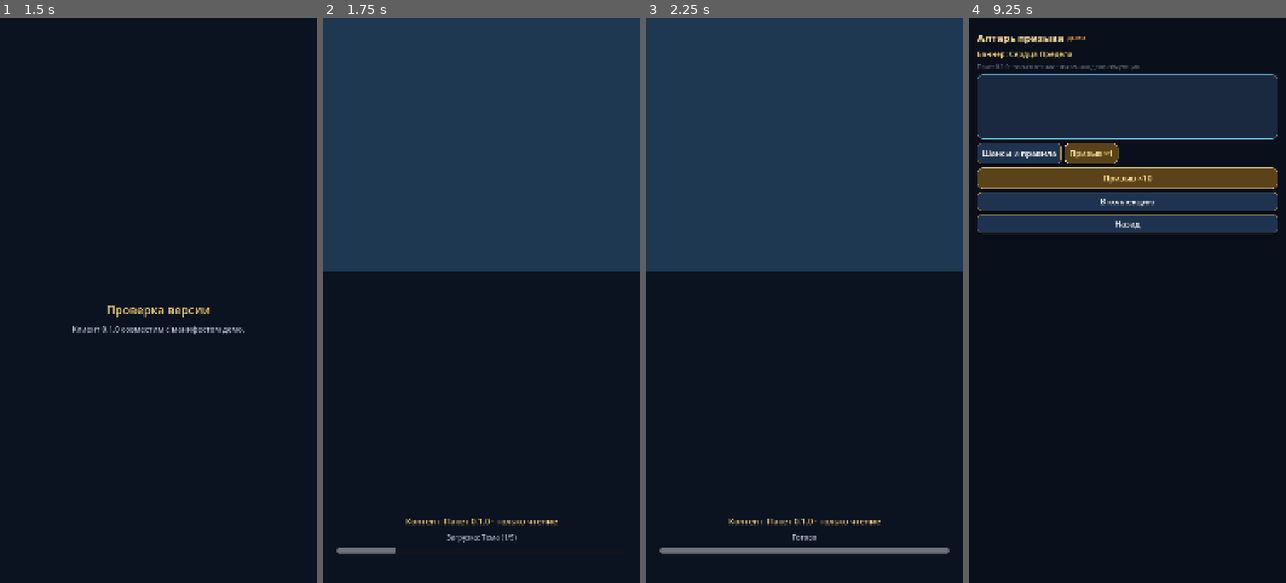
Above: before the commit, frames 1-4 (left to right).
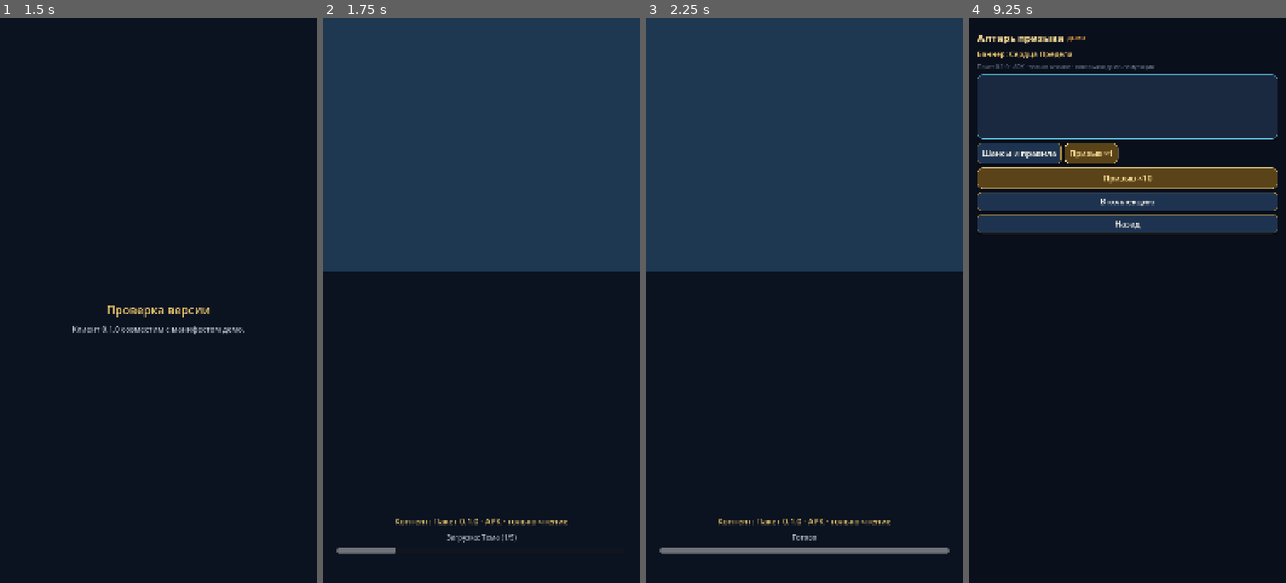
Above: after the commit, the same moments.

Repository: maillunex-lang/number5
Game: Godot game, scene res://scenes/bootstrap/splash.tscn
Two runs of this game, one before a commit and one after it. Both use one fixed random seed, a clock stepped at 60 frames per second and the inputs below.
Inputs (mouse positions are in pixels of both pictures, inside the frame that each line leads up to):
- Up to frame 1 (1.5 s): tap Enter at 0.5 s; move the mouse to (228, 272) at 0.52 s; click (228, 272) at 0.67 s; move the mouse to (95, 328) at 1.27 s; click (95, 328) at 1.42 s
- Up to frame 2 (1.75 s): no input
- Up to frame 3 (2.25 s): move the mouse to (836, 176) at 2.02 s; click (836, 176) at 2.17 s
- Up to frame 4 (9.25 s): click (1127, 57) at 2.77 s; type "12" at 2.85 s; click (1127, 80) at 3 s; type "12" at 3.08 s; click "Войти (локальное демо)" at 3.5 s; click "Гостевой вход" at 4.25 s; click "Мир: Элиориан" at 5 s; click "Войти в Элиориан" at 5.75 s; click "Гость-8075 Lv.12" at 6.5 s; click "Магазин" at 7.25 s; click "⚙" at 8 s; click "Алтарь призыва" at 8.75 s

Frame 1 is identical in both runs. In frame 2, 0.3% of the frame differs, in the area x 22-78%, y 88-90%; in frame 3, 0.3%; in frame 4, 0.1%.

Commit message:
feat: OTA content updates without APK reinstall
Serve packages at /cdn; ContentUpdateService downloads to
user://content_cache and hot-reloads. Studio Publish flips active
for clients. Settings → Content to check manually.

Co-authored-by: maillunex-lang <maillunex-lang@users.noreply.github.com>

Diff:
--- a/content/packages/active.json
+++ b/content/packages/active.json
@@ -2,5 +2,5 @@
   "version": "0.1.0",
   "source": "admin-studio",
   "note": "Клиент читает только опубликованный пакет. Прогресс игрока сюда не пишется.",
-  "published_at": "2026-11-20T06:20:01.268Z"
+  "published_at": "2026-11-20T07:38:57.688Z"
 }
--- /dev/null
+++ b/content/update_config.json
@@ -0,0 +1,8 @@
+{
+  "enabled": true,
+  "cdn_base": "http://127.0.0.1:8787/cdn",
+  "check_on_boot": true,
+  "check_interval_sec": 90,
+  "timeout_sec": 20,
+  "note": "Локальный CDN Admin Studio. Для APK на телефоне замените cdn_base на HTTPS хост (user://update_config.json перекрывает)."
+}
--- a/project.godot
+++ b/project.godot
@@ -16,6 +16,7 @@
 
 AppState="*res://scripts/autoload/app_state.gd"
 ContentPackageLoader="*res://scripts/autoload/content_package_loader.gd"
+ContentUpdateService="*res://scripts/autoload/content_update_service.gd"
 DemoData="*res://scripts/autoload/demo_data.gd"
 UIStateManager="*res://scripts/autoload/ui_state_manager.gd"
 ThemeManager="*res://scripts/autoload/theme_manager.gd"
--- a/scenes/features/settings.gd
+++ b/scenes/features/settings.gd
@@ -1,5 +1,5 @@
 extends Control
-## SETTINGS-01: вкладки; графика только пресеты; звук музыка/эффекты; аккаунт
+## SETTINGS-01: вкладки; графика только пресеты; звук; аккаунт; контент OTA
 
 var _tab: String = "graphics"
 
@@ -7,6 +7,8 @@
 	pass
 
 func _ready() -> void:
+	ContentUpdateService.status_changed.connect(_rebuild)
+	ContentUpdateService.update_finished.connect(func(_ok, _msg): _rebuild())
 	_rebuild()
 
 func _rebuild() -> void:
@@ -16,7 +18,7 @@
 	root.add_child(UIFactory.section_header("Настройки"))
 	var tabs := UIFactory.hbox(8)
 	root.add_child(tabs)
-	for t in [["graphics", "Графика"], ["audio", "Звук"], ["account", "Аккаунт"], ["general", "Общие"]]:
+	for t in [["graphics", "Графика"], ["audio", "Звук"], ["content", "Контент"], ["account", "Аккаунт"], ["general", "Общие"]]:
 		var b := UIFactory.fantasy_button(t[1], 48)
 		var key: String = t[0]
 		if key == _tab:
@@ -58,6 +60,29 @@
 			s.custom_minimum_size = Vector2(0, 40)
 			s.value_changed.connect(func(v): ThemeManager.set_sfx_volume(v))
 			root.add_child(s)
+		"content":
+			root.add_child(UIFactory.label("Обновление контента (OTA)", 26, LunexColors.GOLD))
+			root.add_child(UIFactory.muted("Фон, иконки, раскладка, тексты — без переустановки APK. Код игры так не обновить.", 20))
+			root.add_child(UIFactory.label(ContentPackageLoader.package_label(), 22))
+			root.add_child(UIFactory.label("CDN: %s" % ContentUpdateService.cdn_base, 18, LunexColors.TEXT_MUTED))
+			root.add_child(UIFactory.label("Статус: %s" % ContentUpdateService.last_status, 20))
+			if ContentUpdateService.last_error != "":
+				root.add_child(UIFactory.label(ContentUpdateService.last_error, 18, LunexColors.TEXT_DANGER))
+			if ContentUpdateService.last_check_at != "":
+				root.add_child(UIFactory.muted("Проверено: %s" % ContentUpdateService.last_check_at, 18))
+			var check := UIFactory.gold_button("Проверить и скачать обновление")
+			check.disabled = ContentUpdateService.busy
+			check.pressed.connect(func(): ContentUpdateService.check_for_updates(false))
+			root.add_child(check)
+			var reload := UIFactory.fantasy_button("Перечитать локальный пакет")
+			reload.pressed.connect(func(): ContentUpdateService.force_reload_current())
+			root.add_child(reload)
+			var toggle := UIFactory.fantasy_button("OTA: %s" % ("вкл" if ContentUpdateService.enabled else "выкл"))
+			toggle.pressed.connect(func():
+				ContentUpdateService.set_enabled(not ContentUpdateService.enabled)
+				_rebuild()
+			)
+			root.add_child(toggle)
 		"account":
 			root.add_child(UIFactory.label("Email: %s" % (AppState.email_hint if AppState.email_hint != "" else "— (гость)"), 24))
 			root.add_child(UIFactory.muted("Пароль не хранится в локальных файлах прототипа.", 20))
@@ -71,8 +96,9 @@
 			root.add_child(logout)
 		"general":
 			root.add_child(UIFactory.muted("Язык, уведомления и поддержка — кандидаты, набор не утверждён полностью.", 22))
-			root.add_child(UIFactory.label("Версия: %s" % AppState.VERSION, 22))
+			root.add_child(UIFactory.label("Версия клиента: %s" % AppState.VERSION, 22))
 			root.add_child(UIFactory.label(AppState.BUILD_LABEL, 20, LunexColors.TEXT_MUTED))
+			root.add_child(UIFactory.label("Контент: %s" % ContentPackageLoader.version, 20, LunexColors.TEXT_MUTED))
 	var back := UIFactory.fantasy_button("Назад")
 	back.pressed.connect(func(): ScreenRouter.handle_back())
 	root.add_child(back)
--- a/scenes/hub/hub_root.gd
+++ b/scenes/hub/hub_root.gd
@@ -16,6 +16,7 @@
 
 var _building_defs: Array[Dictionary] = []
 var _pulse_nodes: Array[Control] = []
+var _ambient_tweens: Array[Tween] = []
 var _look: Dictionary = {}
 var _parallax: Dictionary = {}
 var _rail_layout: Dictionary = {}
@@ -266,13 +267,22 @@
 	ScreenRouter.go(route, payload)
 
 func _start_ambient() -> void:
+	for tw in _ambient_tweens:
+		if tw != null and is_instance_valid(tw):
+			tw.kill()
+	_ambient_tweens.clear()
+	if DisplayServer.get_name() == "headless":
+		return
 	if ThemeManager.max_active_fx <= 0 or not ThemeManager.hub_pulse:
 		return
 	var sec := ThemeManager.hub_pulse_sec
 	for p in _pulse_nodes:
+		if p == null or not is_instance_valid(p):
+			continue
 		var tw := create_tween().set_loops()
 		tw.tween_property(p, "modulate", Color(1.15, 1.1, 1.0, 1), sec)
 		tw.tween_property(p, "modulate", Color(1, 1, 1, 1), sec)
+		_ambient_tweens.append(tw)
 
 func _apply_quality() -> void:
 	_fx.visible = ThemeManager.hub_decor_layers >= 2
--- a/scenes/map/map_root.gd
+++ b/scenes/map/map_root.gd
@@ -4,6 +4,7 @@
 @onready var _regions: Control = $Scroll/World/Regions
 @onready var _scroll: ScrollContainer = $Scroll
 @onready var _title: Label = $Header/Title
+var _float_tweens: Array[Tween] = []
 
 func _ready() -> void:
 	_title.text = ContentPackageLoader.tr_key("map.title", "Карта мира · Элиориан")
@@ -13,6 +14,10 @@
 	DemoData.content_reloaded.connect(_build)
 
 func _build() -> void:
+	for tw in _float_tweens:
+		if tw != null and is_instance_valid(tw):
+			tw.kill()
+	_float_tweens.clear()
 	for c in _regions.get_children():
 		c.queue_free()
 	for c in $Scroll/World/Parallax.get_children():
@@ -43,10 +48,11 @@
 			ScreenRouter.go("MAP-01", {"region_id": rid})
 		)
 		_regions.add_child(b)
-		if ThemeManager.parallax_enabled and unlocked:
+		if ThemeManager.parallax_enabled and unlocked and DisplayServer.get_name() != "headless":
 			var tw := create_tween().set_loops()
 			tw.tween_property(b, "position:y", b.position.y - 8, 1.4).set_trans(Tween.TRANS_SINE)
 			tw.tween_property(b, "position:y", b.position.y, 1.4).set_trans(Tween.TRANS_SINE)
+			_float_tweens.append(tw)
 
 func _on_continue() -> void:
 	ScreenRouter.go("MAP-01", {"region_id": "r1", "focus_current": true})
--- a/scripts/autoload/content_package_loader.gd
+++ b/scripts/autoload/content_package_loader.gd
@@ -1,15 +1,18 @@
 extends Node
 ## Версионные контент-пакеты. Клиент только читает и рисует.
-## Не является сервером прогресса / валют / боя.
+## Приоритет: user://content_cache (OTA) → res://content/packages (вшитый в APK).
 
 signal package_loaded(version: String)
 signal package_error(message: String)
 
 const BUNDLED_ROOT := "res://content/packages"
 const CACHE_ROOT := "user://content_cache/packages"
-const ACTIVE_FILE := "res://content/packages/active.json"
+const BUNDLED_ACTIVE := "res://content/packages/active.json"
+const CACHE_ACTIVE := "user://content_cache/active.json"
 
 var version: String = "0.1.0"
+var source_path: String = ""
+var from_cache: bool = false
 var manifest: Dictionary = {}
 var hub: Dictionary = {}
 var campaign: Dictionary = {}
@@ -27,7 +30,9 @@
 	load_active_package()
 
 func load_active_package() -> bool:
-	var active := _read_json(ACTIVE_FILE)
+	var active := _read_json(CACHE_ACTIVE)
+	if active.is_empty():
+		active = _read_json(BUNDLED_ACTIVE)
 	if not active.is_empty() and active.has("version"):
 		version = str(active["version"])
 	var ok := load_package(version)
@@ -36,20 +41,39 @@
 	return ok
 
 func load_package(ver: String) -> bool:
-	var base := "%s/%s" % [BUNDLED_ROOT, ver]
 	var cache_base := "%s/%s" % [CACHE_ROOT, ver]
+	var bundled_base := "%s/%s" % [BUNDLED_ROOT, ver]
+	var base := bundled_base
+	from_cache = false
 	if DirAccess.open(cache_base) != null and FileAccess.file_exists("%s/hub.json" % cache_base):
 		base = cache_base
+		from_cache = true
 	_load_docs(base)
 	if hub.is_empty() or heroes_pack.is_empty() or campaign.is_empty():
-		base = "%s/%s" % [BUNDLED_ROOT, ver]
+		base = bundled_base
+		from_cache = false
 		_load_docs(base)
 	loaded = not hub.is_empty() and not heroes_pack.is_empty() and not campaign.is_empty()
 	if loaded:
 		version = ver
+		source_path = base
 		package_loaded.emit(version)
-		print("ContentPackage loaded: ", version, " from ", base)
+		print("ContentPackage loaded: ", version, " from ", base, (" (OTA cache)" if from_cache else " (bundled)"))
 	return loaded
+
+func apply_cached_active(ver: String, meta: Dictionary = {}) -> bool:
+	## После успешной загрузки OTA — записать указатель и перечитать пакет.
+	var dir := DirAccess.open("user://")
+	if dir:
+		dir.make_dir_recursive("content_cache")
+	var payload := {
+		"version": ver,
+		"source": "ota",
+		"note": "Скачан с CDN. Прогресс игрока сюда не пишется.",
+		"published_at": str(meta.get("published_at", Time.get_datetime_string_from_system(true))),
+	}
+	_write_json(CACHE_ACTIVE, payload)
+	return load_package(ver)
 
 func _load_docs(base: String) -> void:
 	manifest = _read_json("%s/manifest.json" % base)
@@ -68,7 +92,8 @@
 	return load_active_package()
 
 func package_label() -> String:
-	return "Пакет %s · только чтение" % version
+	var src := "OTA" if from_cache else "APK"
+	return "Пакет %s · %s · только чтение" % [version, src]
 
 func tr_key(key: String, fallback: String = "") -> String:
 	var entries: Dictionary = strings.get("entries", {})
@@ -98,6 +123,12 @@
 		return {}
 	return data
 
+func _write_json(path: String, data: Dictionary) -> void:
+	var f := FileAccess.open(path, FileAccess.WRITE)
+	if f == null:
+		return
+	f.store_string(JSON.stringify(data, "  ") + "\n")
+
 func get_hub_buildings() -> Array:
 	return hub.get("buildings", [])
 
--- /dev/null
+++ b/scripts/autoload/content_update_service.gd
@@ -0,0 +1,248 @@
+extends Node
+## OTA контент-пакетов: CDN → user://content_cache → hot reload без переустановки APK.
+## Не подменяет код GDScript/движок — только JSON/медиа пакета.
+
+signal update_started
+signal update_progress(done: int, total: int, label: String)
+signal update_finished(ok: bool, message: String)
+signal status_changed
+
+const CONFIG_RES := "res://content/update_config.json"
+const CONFIG_USER := "user://update_config.json"
+const CACHE_ACTIVE := "user://content_cache/active.json"
+const DOC_FILES := [
+	"manifest.json", "hub.json", "campaign.json", "heroes.json", "battle_modes.json",
+	"features.json", "theme.json", "shell.json", "motion.json", "strings.json", "assets.json",
+]
+
+var enabled: bool = true
+var cdn_base: String = "http://127.0.0.1:8787/cdn"
+var check_on_boot: bool = true
+var check_interval_sec: float = 90.0
+var timeout_sec: float = 20.0
+
+var last_status: String = "idle"
+var last_error: String = ""
+var last_check_at: String = ""
+var remote_version: String = ""
+var busy: bool = false
+
+var _http: HTTPRequest
+var _queue: Array[Dictionary] = []
+var _current: Dictionary = {}
+var _pending_version: String = ""
+var _pending_meta: Dictionary = {}
+var _done: int = 0
+var _total: int = 0
+var _timer: Timer
+var _silent: bool = false
+
+func _ready() -> void:
+	_load_config()
+	_http = HTTPRequest.new()
+	_http.timeout = timeout_sec
+	_http.request_completed.connect(_on_request_completed)
+	add_child(_http)
+	_timer = Timer.new()
+	_timer.wait_time = maxf(30.0, check_interval_sec)
+	_timer.one_shot = false
+	_timer.timeout.connect(func(): check_for_updates(true))
+	add_child(_timer)
+	if enabled and check_on_boot:
+		call_deferred("check_for_updates", true)
+	if enabled and check_interval_sec > 0.0:
+		_timer.start()
+
+func _load_config() -> void:
+	var cfg := _read_json(CONFIG_RES)
+	var user_cfg := _read_json(CONFIG_USER)
+	for k in user_cfg.keys():
+		cfg[k] = user_cfg[k]
+	enabled = bool(cfg.get("enabled", true))
+	cdn_base = str(cfg.get("cdn_base", cdn_base)).rstrip("/")
+	check_on_boot = bool(cfg.get("check_on_boot", true))
+	check_interval_sec = float(cfg.get("check_interval_sec", 90))
+	timeout_sec = float(cfg.get("timeout_sec", 20))
+	if _http:
+		_http.timeout = timeout_sec
+
+func set_cdn_base(url: String) -> void:
+	cdn_base = url.rstrip("/")
+	var cfg := _read_json(CONFIG_USER)
+	cfg["cdn_base"] = cdn_base
+	cfg["enabled"] = enabled
+	_write_json(CONFIG_USER, cfg)
+	status_changed.emit()
+
+func set_enabled(v: bool) -> void:
+	enabled = v
+	var cfg := _read_json(CONFIG_USER)
+	cfg["enabled"] = enabled
+	cfg["cdn_base"] = cdn_base
+	_write_json(CONFIG_USER, cfg)
+	if enabled and check_interval_sec > 0.0 and not _timer.is_stopped():
+		pass
+	elif enabled and check_interval_sec > 0.0:
+		_timer.start()
+	elif not enabled:
+		_timer.stop()
+	status_changed.emit()
+
+func check_for_updates(silent: bool = false) -> void:
+	if not enabled:
+		last_status = "disabled"
+		status_changed.emit()
+		return
+	if busy:
+		return
+	_silent = silent
+	busy = true
+	last_status = "checking"
+	last_error = ""
+	_queue.clear()
+	_current = {}
+	_pending_version = ""
+	_done = 0
+	_total = 0
+	status_changed.emit()
+	update_started.emit()
+	if not silent:
+		NotificationManager.info("Проверка контента…")
+	_queue.append({"kind": "active", "url": "%s/active.json" % cdn_base, "file": "active.json"})
+	_pump()
+
+func force_reload_current() -> void:
+	ContentPackageLoader.reload()
+	NotificationManager.success("Контент перечитан: %s" % ContentPackageLoader.package_label())
+
+func _pump() -> void:
+	if _queue.is_empty():
+		if _pending_version != "":
+			_finish_apply()
+		else:
+			_finish_ok("Актуальный пакет %s" % ContentPackageLoader.version)
+		return
+	_current = _queue.pop_front()
+	var url := str(_current.get("url", ""))
+	last_status = "downloading"
+	status_changed.emit()
+	update_progress.emit(_done, maxi(_total, 1), str(_current.get("file", "")))
+	var err := _http.request(url)
+	if err != OK:
+		_fail("Не удалось начать запрос (%s): %s" % [str(err), url])
+
+func _on_request_completed(result: int, code: int, _headers: PackedStringArray, body: PackedByteArray) -> void:
+	if not busy:
+		return
+	if result != HTTPRequest.RESULT_SUCCESS or code < 200 or code >= 300:
+		_fail("CDN недоступен (%s/%s). Укажите доступный cdn_base. Сейчас: %s" % [str(result), str(code), cdn_base])
+		return
+	var kind := str(_current.get("kind", ""))
+	if kind == "active":
+		_handle_active(body)
+		return
+	if kind == "file":
+		_handle_file(body)
+		return
+	_fail("Неизвестный шаг OTA")
+
+func _handle_active(body: PackedByteArray) -> void:
+	var raw := body.get_string_from_utf8().strip_edges()
+	if not raw.begins_with("{"):
+		_fail("CDN active.json не JSON")
+		return
+	var data = JSON.parse_string(raw)
+	if typeof(data) != TYPE_DICTIONARY or not data.has("version"):
+		_fail("Некорректный active.json с CDN")
+		return
+	remote_version = str(data["version"])
+	_pending_meta = data
+	last_check_at = Time.get_datetime_string_from_system(true)
+	var local_active := _read_json(CACHE_ACTIVE)
+	var same_ver := remote_version == ContentPackageLoader.version
+	var same_pub := str(data.get("published_at", "")) != "" and str(data.get("published_at", "")) == str(local_active.get("published_at", ""))
+	if same_ver and same_pub and ContentPackageLoader.from_cache:
+		_pending_version = ""
+		_finish_ok("Актуальный пакет %s" % remote_version)
+		return
+	_ensure_dir("user://content_cache/packages/%s" % remote_version)
+	_pending_version = remote_version
+	_done = 0
+	_total = DOC_FILES.size()
+	for fname in DOC_FILES:
+		_queue.append({
+			"kind": "file",
+			"file": fname,
+			"url": "%s/packages/%s/%s" % [cdn_base, remote_version, fname],
+		})
+	_pump()
+
+func _handle_file(body: PackedByteArray) -> void:
+	var fname := str(_current.get("file", "file.json"))
+	var raw := body.get_string_from_utf8().strip_edges()
+	if fname.ends_with(".json") and not raw.begins_with("{") and not raw.begins_with("["):
+		_fail("CDN вернул не JSON для %s" % fname)
+		return
+	var dest := "user://content_cache/packages/%s/%s" % [_pending_version, fname]
+	var f := FileAccess.open(dest, FileAccess.WRITE)
+	if f == null:
+		_fail("Не удалось записать %s" % dest)
+		return
+	f.store_string(raw + "\n")
+	_done += 1
+	update_progress.emit(_done, _total, fname)
+	_pump()
+
+func _finish_apply() -> void:
+	var ok := ContentPackageLoader.apply_cached_active(_pending_version, _pending_meta)
+	if not ok:
+		_fail("Пакет скачан, но не загрузился")
+		return
+	# package_loaded → DemoData / ThemeManager / экраны сами перечитают
+	_finish_ok("Контент обновлён: %s (без переустановки APK)" % _pending_version)
+
+func _finish_ok(msg: String) -> void:
+	busy = false
+	var updated := msg.findn("обновлён") >= 0 or msg.findn("updated") >= 0
+	last_status = "ok" if updated else "up_to_date"
+	last_error = ""
+	_pending_version = ""
+	_current = {}
+	_queue.clear()
+	status_changed.emit()
+	update_finished.emit(true, msg)
+	if updated or not _silent:
+		NotificationManager.success(msg)
+	print("ContentUpdate: ", msg)
+
+func _fail(msg: String) -> void:
+	busy = false
+	last_status = "error"
+	last_error = msg
+	_queue.clear()
+	_current = {}
+	_pending_version = ""
+	_total = 0
+	_done = 0
+	status_changed.emit()
+	update_finished.emit(false, msg)
+	NotificationManager.warn(msg)
+	push_warning("ContentUpdate: " + msg)
+
+func _ensure_dir(user_path: String) -> void:
+	var abs := ProjectSettings.globalize_path(user_path)
+	DirAccess.make_dir_recursive_absolute(abs)
+
+func _read_json(path: String) -> Dictionary:
+	if not FileAccess.file_exists(path):
+		return {}
+	var f := FileAccess.open(path, FileAccess.READ)
+	if f == null:
+		return {}
+	var data = JSON.parse_string(f.get_as_text())
+	return data if typeof(data) == TYPE_DICTIONARY else {}
+
+func _write_json(path: String, data: Dictionary) -> void:
+	var f := FileAccess.open(path, FileAccess.WRITE)
+	if f:
+		f.store_string(JSON.stringify(data, "  ") + "\n")
Not shown, changed: admin-studio/src/pages/PackagesPage.tsx
Not shown, changed: content/packages/0.1.0/manifest.json
Not shown, added: scripts/autoload/content_update_service.gd.uid
Not shown, changed: admin-studio/server/index.ts
Not shown, changed: docs/ADMIN_STUDIO.md
Not shown, added: docs/CONTENT_OTA.md
Not shown, changed: docs/ROADMAP.md
Not shown, changed: docs/STATUS.md
